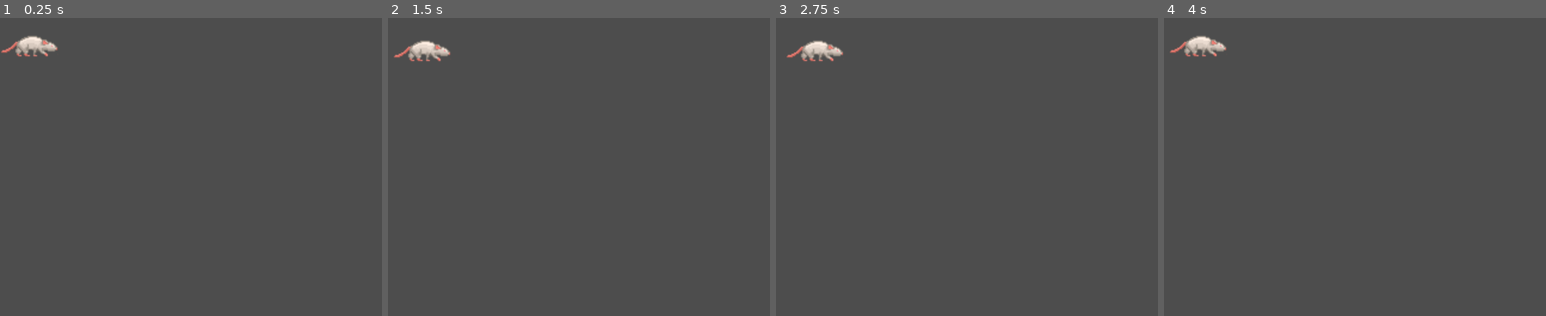
Above: before the commit, frames 1-4 (left to right).
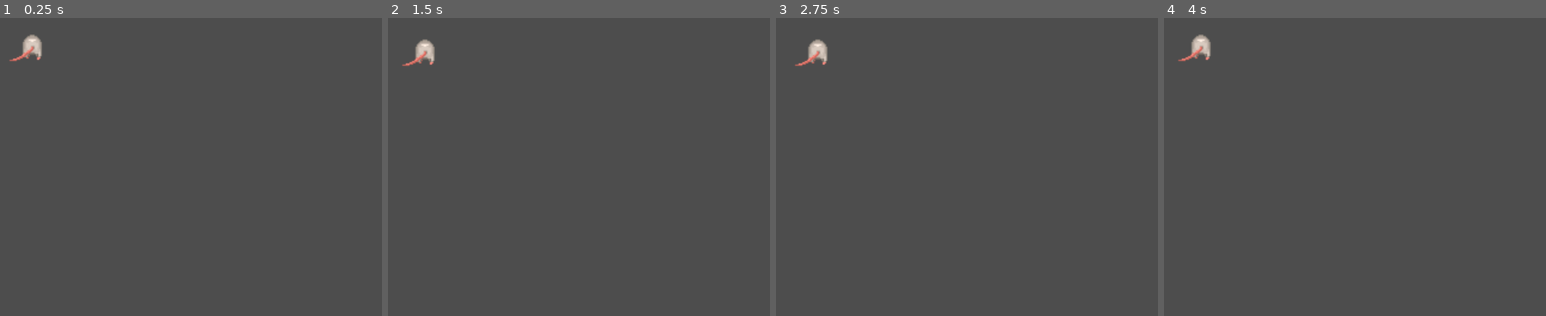
Above: after the commit, the same moments.

Repository: bollowatsch/armacaton
Game: Godot game, scene res://scenes/figures/mouse.tscn
The game is run twice, just before and just after one commit, with the same random seed, the same clock (stepped at 60 frames per second) and the same inputs. This scene is started directly instead of the project's main scene.
Inputs (mouse positions are % of the whole screen's width and height, from its top left):
- Up to frame 1 (0.25 s): no input
- Up to frame 2 (1.5 s): tap Enter at 0.5 s; move the mouse to (72, 45) at 0.52 s; hold Right (ui_right) 0.53-1.28 s; click (72, 45) at 0.67 s; tap Space at 1.25 s; move the mouse to (30, 55) at 1.27 s; hold Down (ui_down) from 1.28 s (still down); click (30, 55) at 1.42 s
- Up to frame 3 (2.75 s): tap Enter at 2 s; move the mouse to (60, 28) at 2.02 s; release Down (ui_down) at 2.03 s; hold Right (ui_right) from 2.03 s (still down); click (60, 28) at 2.17 s
- Up to frame 4 (4 s): tap Space at 2.75 s; move the mouse to (45, 70) at 2.77 s; release Right (ui_right) at 2.78 s; hold Up (ui_up) 2.78-3.53 s; click (45, 70) at 2.92 s; tap Enter at 3.5 s; move the mouse to (80, 65) at 3.52 s; hold Left (ui_left) from 3.53 s (still down); click (80, 65) at 3.67 s
The pictures show only the part of the screen within x 0-50%, y 0-50%; the shares and areas given below are measured in that part.

The runs differ from the first frame. In frame 1, 0.6% of the frame differs, in the area x 0-16%, y 5-15%; in frame 2, 0.6%; in frame 3, 0.6%; in frame 4, 0.6%.
Error in both runs: Attempt to call function 'get_size' in base 'null instance' on a null instance. (res://scripts/mouse.gd:22)

Commit message:
added: mous dies sprites
added: mous dies sprites

Diff:
--- a/scenes/figures/cat.tscn
+++ b/scenes/figures/cat.tscn
@@ -301,7 +301,7 @@
 scale = Vector2(5, 5)
 sprite_frames = SubResource("SpriteFrames_mul66")
 animation = &"walk_right_black"
-frame_progress = 0.045985
+frame_progress = 0.8597802
 
 [node name="CollisionShape2D" type="CollisionShape2D" parent="." unique_id=677848560]
 position = Vector2(81, 83)
--- a/scenes/figures/mouse.tscn
+++ b/scenes/figures/mouse.tscn
@@ -1,7 +1,32 @@
 [gd_scene format=3 uid="uid://bpfqbhasfubdq"]
 
-[ext_resource type="Script" path="res://scripts/mouse.gd" id="1_dwu33"]
+[ext_resource type="Script" uid="uid://ch1fhjsxk1nkx" path="res://scripts/mouse.gd" id="1_dwu33"]
+[ext_resource type="Texture2D" uid="uid://drnguiqdleios" path="res://assets/mouse/image-10.png" id="2_4bd2j"]
 [ext_resource type="Texture2D" uid="uid://dbrkfanxqt884" path="res://assets/mouse/Rats.png" id="2_p4jw4"]
+
+[sub_resource type="AtlasTexture" id="AtlasTexture_a56sk"]
+atlas = ExtResource("2_4bd2j")
+region = Rect2(432, 116, 48, 29)
+
+[sub_resource type="AtlasTexture" id="AtlasTexture_4g6g8"]
+atlas = ExtResource("2_4bd2j")
+region = Rect2(480, 116, 48, 29)
+
+[sub_resource type="AtlasTexture" id="AtlasTexture_eo76w"]
+atlas = ExtResource("2_4bd2j")
+region = Rect2(528, 116, 48, 29)
+
+[sub_resource type="AtlasTexture" id="AtlasTexture_fc8lm"]
+atlas = ExtResource("2_4bd2j")
+region = Rect2(432, 160, 48, 32)
+
+[sub_resource type="AtlasTexture" id="AtlasTexture_wihw5"]
+atlas = ExtResource("2_4bd2j")
+region = Rect2(480, 160, 48, 32)
+
+[sub_resource type="AtlasTexture" id="AtlasTexture_teb80"]
+atlas = ExtResource("2_4bd2j")
+region = Rect2(528, 160, 48, 32)
 
 [sub_resource type="AtlasTexture" id="AtlasTexture_dwu33"]
 atlas = ExtResource("2_p4jw4")
@@ -33,12 +58,30 @@
 
 [sub_resource type="SpriteFrames" id="SpriteFrames_g7fkp"]
 animations = [{
-"frames": [],
+"frames": [{
+"duration": 1.0,
+"texture": SubResource("AtlasTexture_a56sk")
+}, {
+"duration": 1.0,
+"texture": SubResource("AtlasTexture_4g6g8")
+}, {
+"duration": 1.0,
+"texture": SubResource("AtlasTexture_eo76w")
+}],
 "loop": true,
 "name": &"dies_right",
 "speed": 5.0
 }, {
-"frames": [],
+"frames": [{
+"duration": 1.0,
+"texture": SubResource("AtlasTexture_fc8lm")
+}, {
+"duration": 1.0,
+"texture": SubResource("AtlasTexture_wihw5")
+}, {
+"duration": 1.0,
+"texture": SubResource("AtlasTexture_teb80")
+}],
 "loop": true,
 "name": &"dies_up",
 "speed": 5.0
@@ -90,7 +133,8 @@
 [node name="AnimatedSprite2D" type="AnimatedSprite2D" parent="." unique_id=1479972416]
 position = Vector2(25, 25)
 sprite_frames = SubResource("SpriteFrames_g7fkp")
-animation = &"walk_right"
+animation = &"dies_up"
+frame_progress = 0.9588115
 
 [node name="CollisionShape2D" type="CollisionShape2D" parent="." unique_id=1336859575]
 position = Vector2(95, 54)
